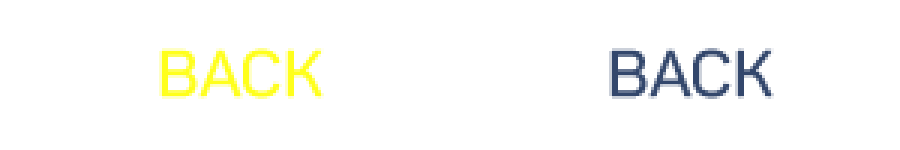
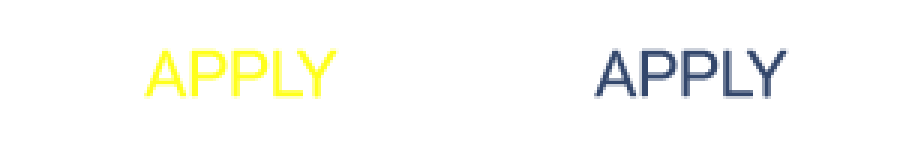
Layered file, before and after one edit (900x150). Changes by layer:
added layer "APPLY" (1st of 2) above "APPLY" over <box>594,48,789,99</box>
added layer "APPLY" (2nd of 2) above "BACK" over <box>144,48,339,99</box>
hid "BACK" (1st of 2) over <box>609,48,774,99</box>
hid "BACK" (2nd of 2) over <box>159,48,324,99</box>
